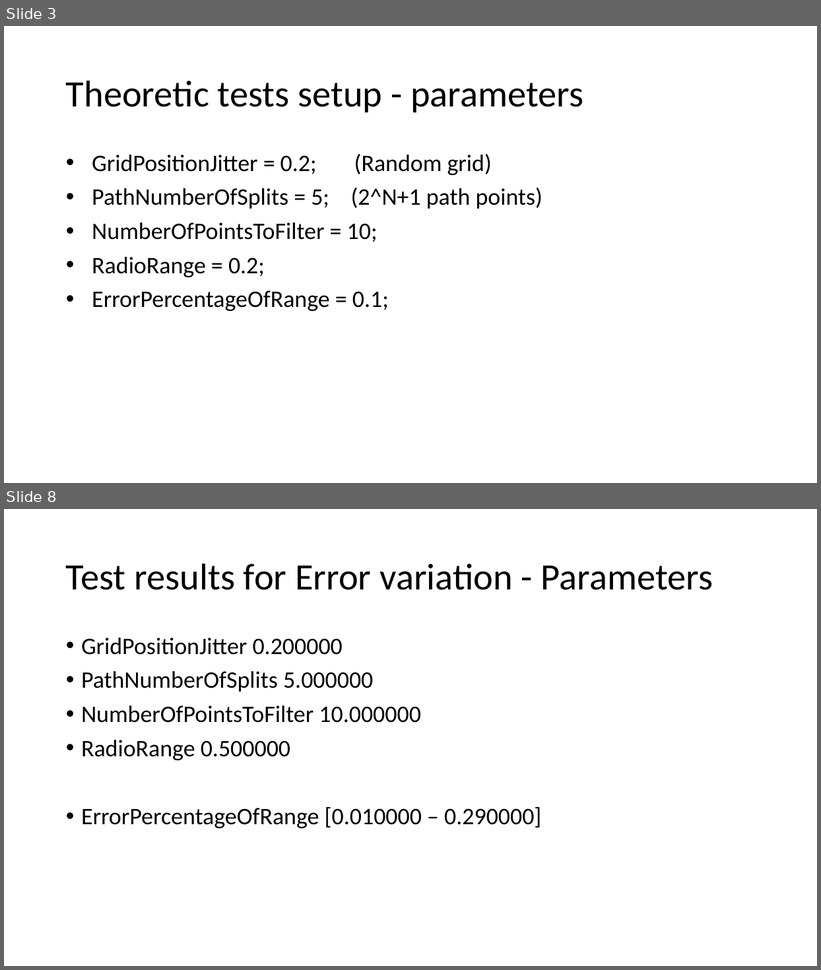
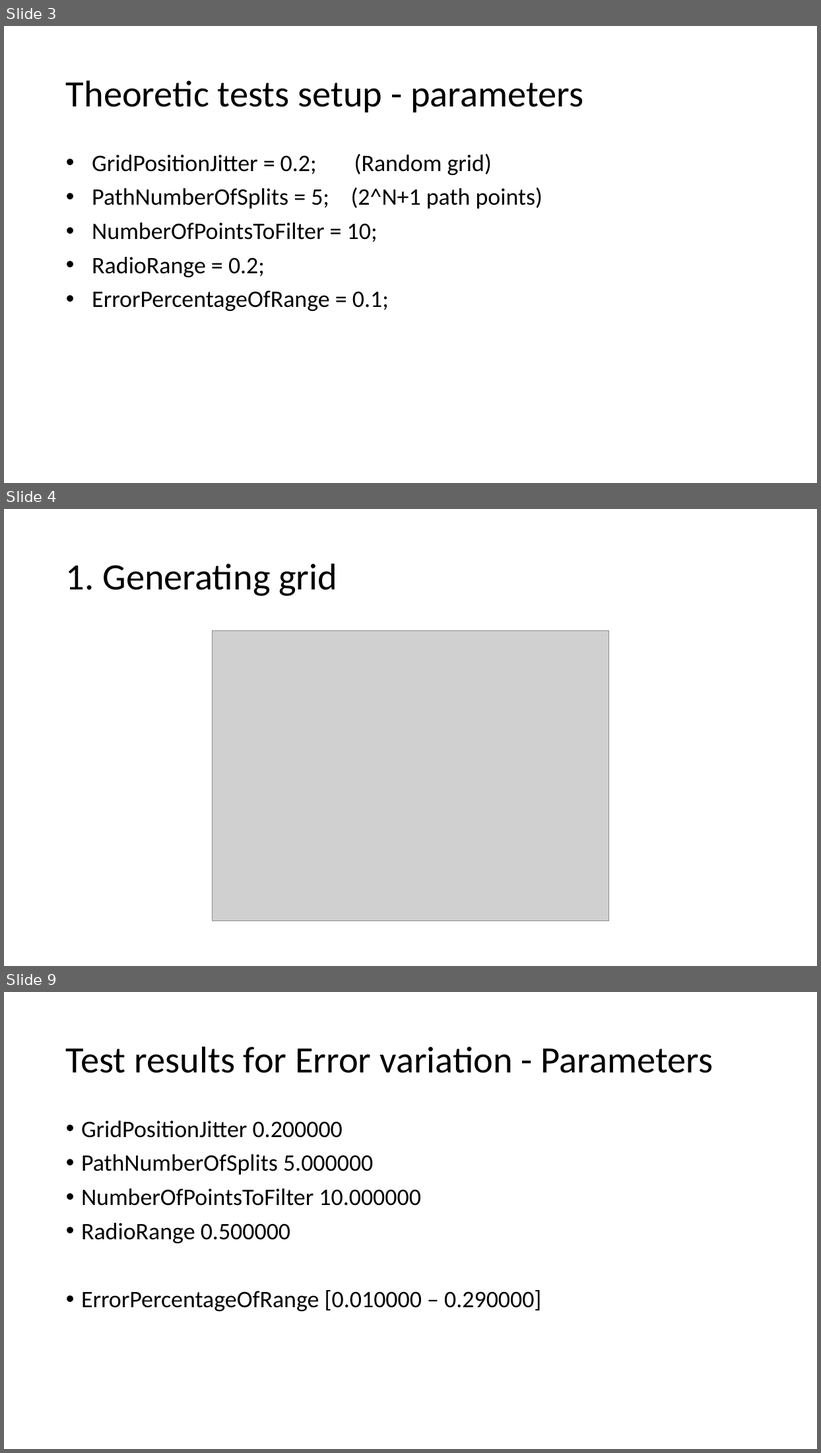
Before and after one commit to palikrushev/WifiLocalization, a slide deck: Wifi Localization.pptx. Shown one above the other, each under a label of ours: slides 3 and 8 before the commit, slides 3, 4 and 9 after it; the slides between them are not shown. The pictures are 821x970 and 821x1453 pixels, drawn with LibreOffice and Linux fonts; fonts in the diff are those of the drawing; grey boxes stand for pictures. Boxes give left, top, right and bottom in pixels: in the first picture for what was removed or moved away, otherwise in the second. Text is boxed around its words. In the diff, an @@ line names an element or a change of style, - is before the commit and + after.

```diff
--- a/Wifi Localization.pptx
+++ b/Wifi Localization.pptx
@@ slide 4 added at <box>4,509,817,966</box>, background #FFFFFF @@
@@ title added at <box>66,563,337,596</box>, 44 pt, text #000000 @@
+1. Generating grid
@@ picture added at <box>212,631,609,921</box> @@
@@ what was slide 8 is now slide 9 @@
```
Also in this commit, not shown: 6 slides changed, 1 other file.
